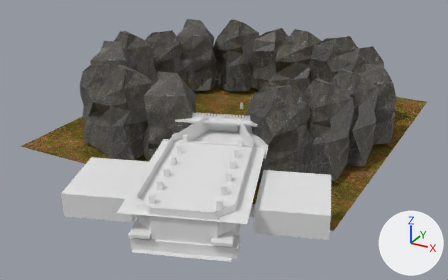
An edit to the Blender file assets/environment/terrain.blend, drawn before and after from the same camera.
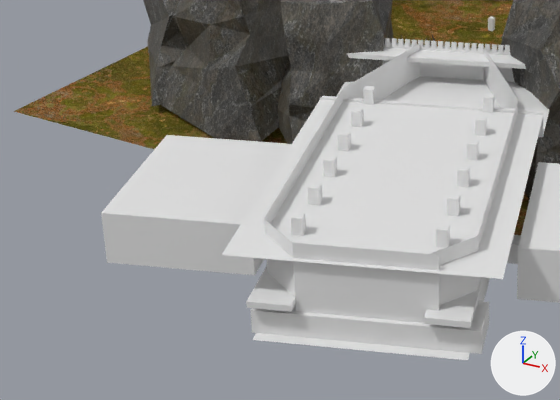
There are two pictures of each version: one whole from a 50 mm lens placed at (88.1, -172.5, 75.2), pointed at (5.1, -21.6, -0.2), one close up on the part from 3% to 61% of the width and 34% to 100% of the height. Lighting does not change. The marker at lower right points along +X, +Y and +Z.

Names of what the first close-up shows: 'CastleCollection', 'Mountain.001', 'Mountain.005', 'Mountain.006', 'Mountain.010', 'Plane'.
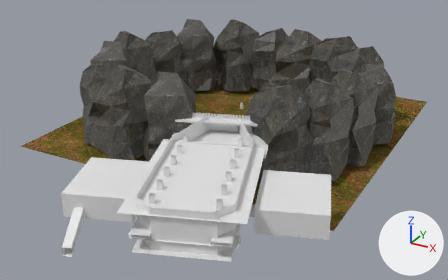
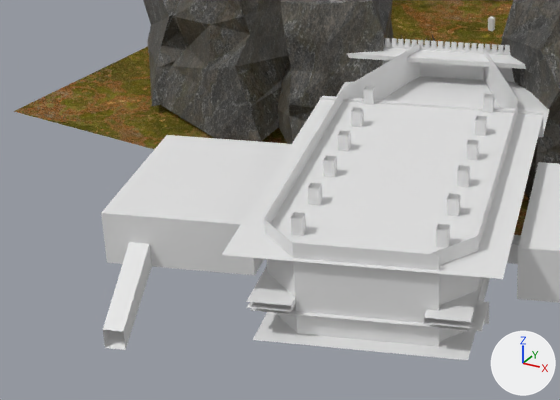
Patch to the scene script:
```diff
--- a/assets/environment/terrain.blend.py
+++ b/assets/environment/terrain.blend.py
@@ me_cube @@
 me_cube.from_pydata(...)  # 8 vertices, 6 faces; spans x -10.0..-8.86, y -7.6..-6.46, z 0.06..10.23
 # used by ob_cube_025; location = (0.0, 0.0, 0.0)
 # verts and faces of me_cube; kept vertices keep their numbers, new ones are numbered from 8
 # before: 1 (-10.0, -7.6, 10.23), 3 (-10.0, -6.46, 10.23), 5 (-8.86, -7.6, 10.23), 7 (-8.86, -6.46, 10.23)
+# me_cube part 1
+delete_faces([(1, 5, 7, 3)])
 me_cube.materials.append(mat_material)
@@ me_cube_025 @@
 me_cube_025.from_pydata(...)  # 8 vertices, 6 faces; spans x -46.9..-9.4, y -10.6..-6.3, z 3.4..4.1
 # used by ob_cube_020; location = (0.0, 0.0, 0.0)
 # verts and faces of me_cube_025; kept vertices keep their numbers, new ones are numbered from 8
 # before: 0 (-46.9, -10.6, 3.4), 1 (-46.9, -10.6, 4.1), 2 (-46.9, -6.3, 3.4), 3 (-46.9, -6.3, 4.1), 4 (-9.4, -10.6, 3.4)
 # before: 5 (-9.4, -10.6, 4.1)
+# me_cube_025 part 2
+delete_faces([(0, 1, 3, 2), (0, 4, 5, 1)])
 me_cube_025.materials.append(mat_material)
@@ me_cube_007 @@
 me_cube_007.from_pydata(...)  # 8 vertices, 6 faces; spans x -46.0..-40.8, y -11.5..10.6, z 0.1..2.5
 # used by ob_cube_022; location = (0.0, 0.0, 0.0)
 # verts and faces of me_cube_007; kept vertices keep their numbers, new ones are numbered from 8
 # before: 0 (-46.0, -11.5, 0.1), 1 (-46.0, -11.5, 2.5), 2 (-46.0, 10.6, 0.1), 3 (-46.0, 10.6, 2.5), 4 (-40.8, -11.5, 0.1)
 # before: 5 (-40.8, -11.5, 2.5), 6 (-40.8, 10.6, 0.1), 7 (-40.8, 10.6, 2.5)
+# me_cube_007 part 3
+delete_vertices([0, 2])  # with the faces that use them
 me_cube_007.materials.append(mat_material)
@@ me_cube_005 @@
 # used by ob_roomright; location = (0.0, 0.0, 0.0)
-me_cube_005.from_pydata(...)  # 20 vertices, 14 faces; spans x -35.9..-16.8, y 13.4..29.4, z 0.1..5.9
+me_cube_005.from_pydata(...)  # 29 vertices, 14 faces; spans x -45.0..-16.8, y 13.4..29.4, z -4.1..5.9
+# me_cube_005 part 4
+# 4 vertices are removed from x -25.6..-23.6, y 29.4, z 0.1..5.9
+# 10 faces are deleted
+# 13 vertices are added at x -45.0..-35.9, y 24.1..26.7, z -4.1..5.9
+# 10 new faces join them
 me_cube_005.materials.append(mat_material)
```

Pixel boxes [x1, y1, x2, y2] of what changed, in the close-ups (560 x 400 px; the box of a moved part takes in the faces that stretch with it):
'CastleCollection', reshaped
    both: [101, 38, 560, 360]
part 1 of me_cube, deleted
    before: [291, 86, 494, 230]
part 2 of me_cube_025, deleted
    before: [246, 277, 484, 328]
part 3 of me_cube_007, deleted
    before: [250, 305, 489, 354]
part 4 of me_cube_005, moved or reshaped
    before: [101, 135, 291, 275]
    after: [101, 135, 291, 350]
